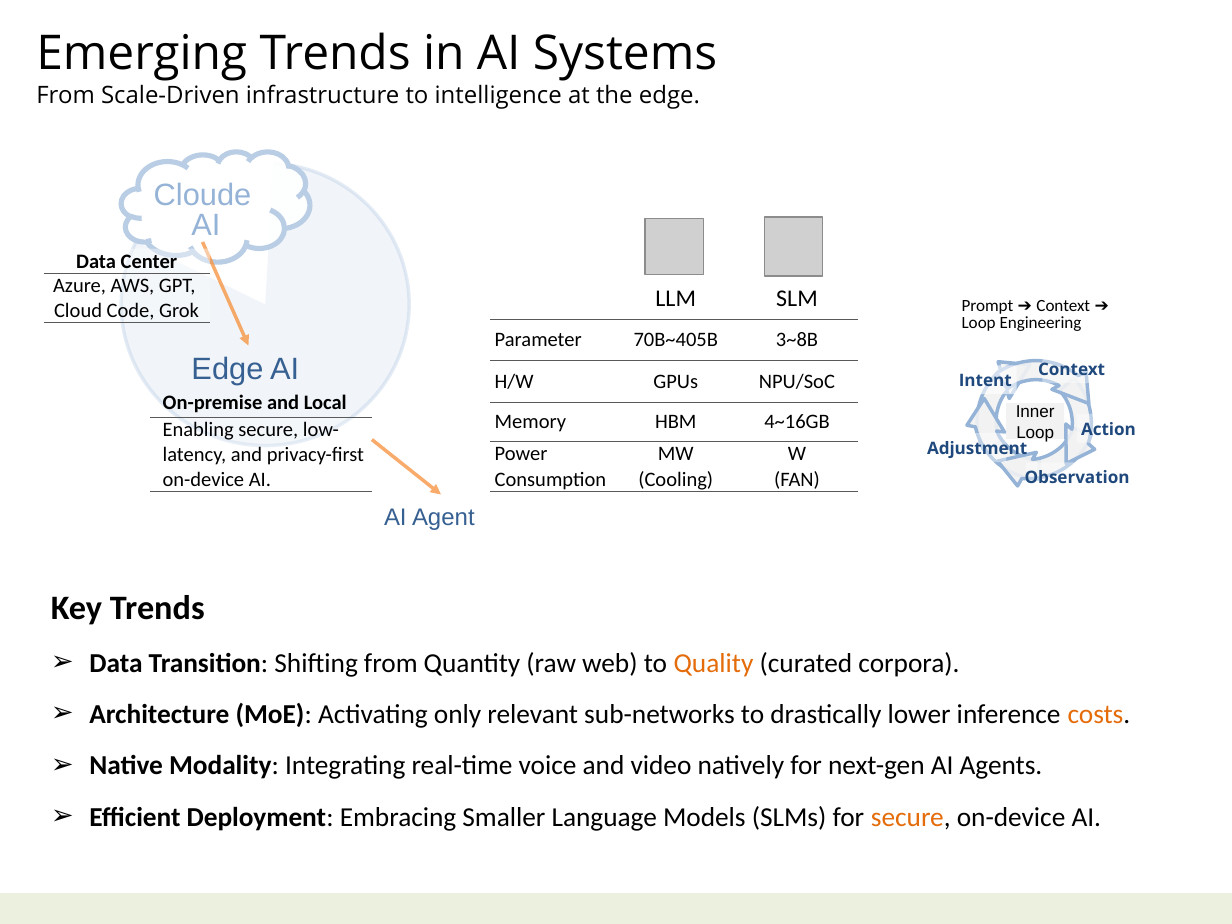
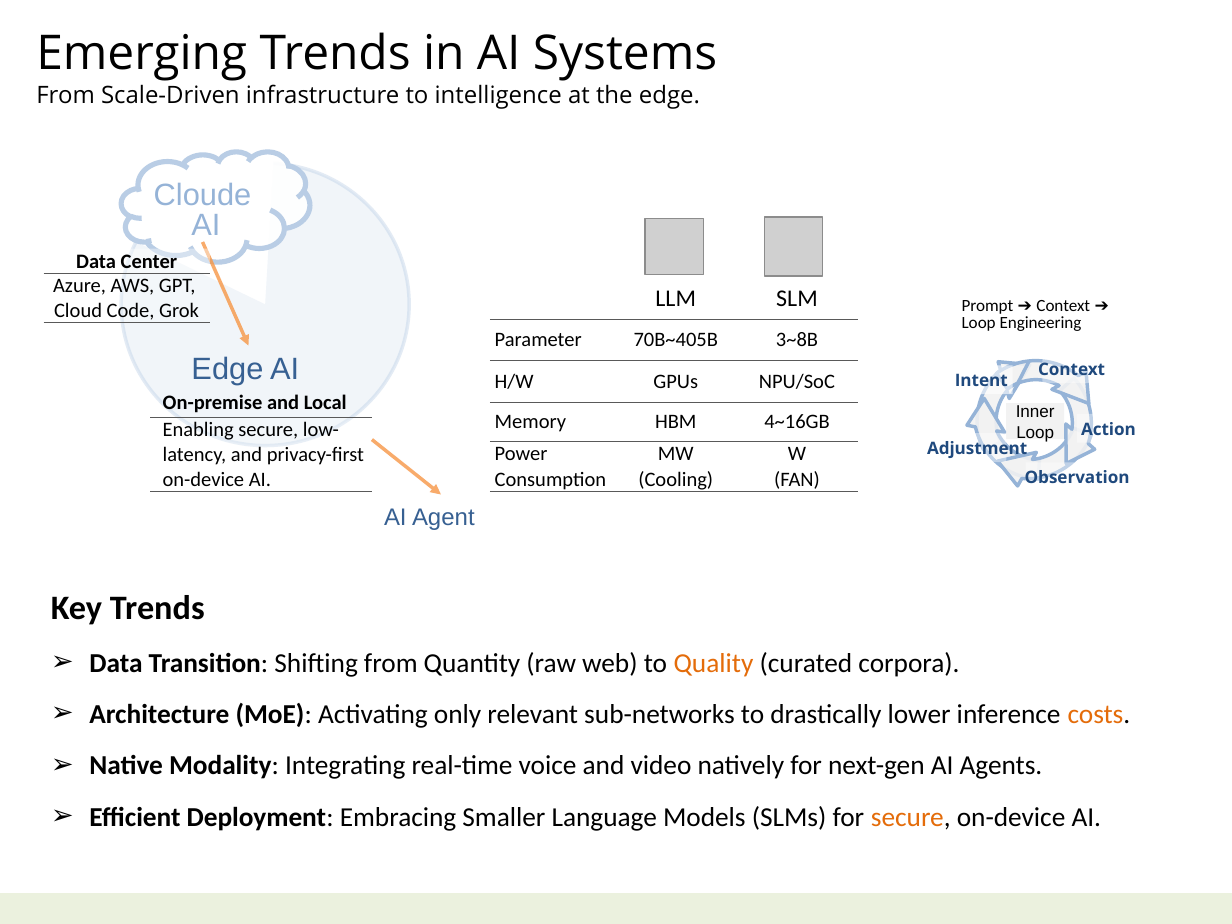
Before and after one commit to navibator/crazy-ai, a slide deck: slide 30 of ai-gemma.pptx. Drawn at 1232x924 pixels with LibreOffice and Linux fonts; fonts in the diff are those of the drawing; grey boxes stand for pictures. Boxes give left, top, right and bottom in pixels: in the first picture for what was removed or moved away, otherwise in the second. Text is boxed around its words. In the diff, an @@ line names an element or a change of style, - is before the commit and + after.

```diff
--- a/ai-gemma.pptx
+++ b/ai-gemma.pptx
@@ rectangle "Intent": place and size @@
-rectangle "Intent" at [954, 366, 1016, 394]
+rectangle "Intent" at [950, 366, 1013, 394]
@@ line added from (1018, 384) to (1029, 361), #95B3D7 2 pt @@
```
Also in this commit, not shown: 5 other slides changed, 1 slide added, 2 slides removed.
